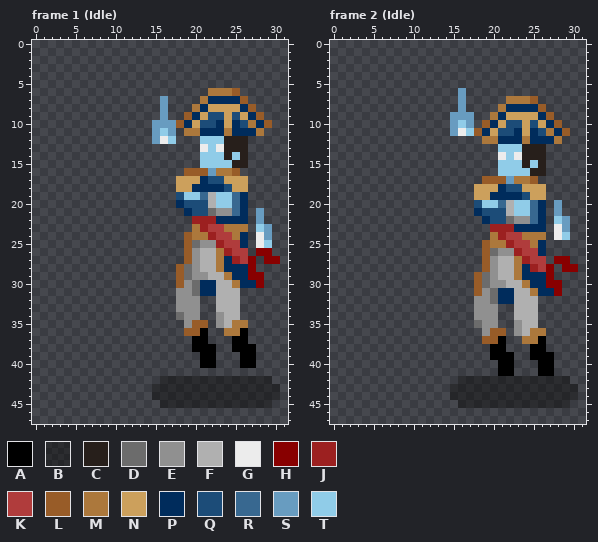
Edited in one commit: pixel-art file (Arte/Jose_Bonaparte_Full.aseprite). That is the earlier state.
32x48 pixels, 15 frames. Colours within 5 levels of each other are drawn and written as one. Shown: frame 1 (Idle), frame 2 (Idle). The commit also changed other frames, which this record leaves out.
Visible layers, top first: "Layer 3 Copy", "Layer 3", "Layer 2", "Layer 4" opacity 40%.
Palette (. is transparent): A #000000  B #05040365  C #271f1b  D #6c6c6c  E #909090  F #b0b0b0  G #ececec  H #880000  J #9c2020  K #b03c3c  L #985c28  M #ac783c  N #cca05c  P #002c5c  Q #1c4c78  R #386890  S #689cc0  T #90cce8
Pixels before, frame 1 (Idle), first column x 15:
 6 .......MMML.....
 7 .S....MPPPPL....
 8 .S...MPNNNNPL...
 9 .S..LPNQQNQNPL..
10 SSSLPNQQPNPQMPL.
11 STS.MMPPPMPPPM..
12 SGT...TTTCCC....
13 ......GTGCCC....
14 ......TTTCTC....
15 ......TTTTCC....
16 ....LLLSMML.....
17 ...NNNPQQNNN....
18 ...NNPPPPQNN....
19 ...QTTRFTTRP....
20 ...PQQQFTTRP....
21 ....PQQDEERP.S..
22 .....JJJPPPP.S..
23 .....MJKKMMM.TS.
24 ....LMMJKKMP.GS.
25 ....LDEEJKKP.GT.
26 ....LEFFMJKK.HH.
27 ....LEFFMPJKH.HH
28 ...LDEFFMPPPH...
29 ...LDEEFFMPPHH..
30 ...LEDPPFFMPPH..
31 ...EEDPPFFF.....
32 ...EEE..FFF.....
33 ...EEE..FFF.....
34 ...DEE..EFF.....
35 ....ELL.EFMM....
36 ....LLA..MMA....
37 .....AA...AA....
38 .....AAA..AAA...
39 ......AA...AA...
40 ......AA...AA...
41 ................
42 .BBBBBBBBBBBBBB.
43 BBBBBBBBBBBBBBBB
44 BBBBBBBBBBBBBBBB
45 .BBBBBBBBBBBBBB.
Pixels before, frame 2 (Idle), first column x 15:
 6 .S..............
 7 .S.....MMML.....
 8 .S....MPPPPL....
 9 SSS..MPNNNNPL...
10 STS.LPNQQNQNPL..
11 SGTLPNQQPNPQMPL.
12 ....MMPPPMPPPM..
13 ......TTTCCC....
14 ......GTGCCC....
15 ......TTTCTC....
16 ......TTTTCC....
17 ....LLLSMML.....
18 ...NNNPQQNNN....
19 ...NNPPPPQNN....
20 ...QTTRFTTRP.S..
21 ...PQQQFTTRP.S..
22 ....PQQDEERP.TS.
23 .....JJJPPPP.GS.
24 .....MJKKMMM.GT.
25 ....LMMJKKMP....
26 ....LDEEJKKP....
27 ....LEFFMJKK.HH.
28 ....LEFFMPJKH.HH
29 ...LDEFFMPPPH...
30 ...LDEEFFMPPHH..
31 ...LEDPPFFMPPH..
32 ...EEDPPFFF.....
33 ...EEE..FFF.....
34 ...EEE..FFF.....
35 ...DEE..EFF.....
36 ....ELL.EFMM....
37 ....LLA..MMA....
38 .....AA...AA....
39 .....AAA..AAA...
40 ......AA...AA...
41 ......AA...AA...
42 .BBBBBBBBBBBBBB.
43 BBBBBBBBBBBBBBBB
44 BBBBBBBBBBBBBBBB
45 .BBBBBBBBBBBBBB.
New version:
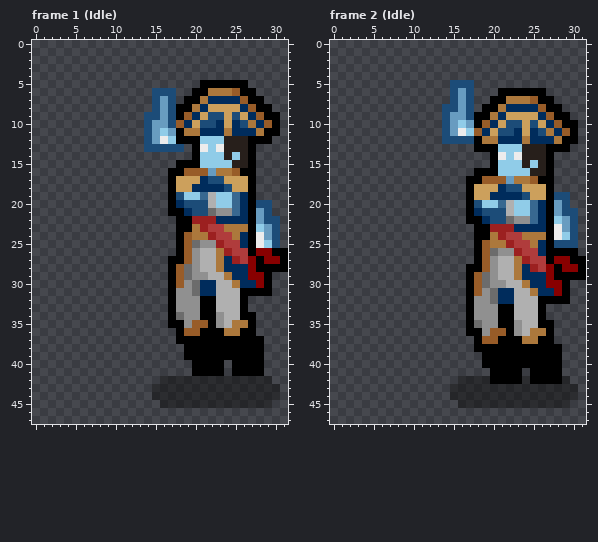
Difference:
Changed rows in their new state; - is an unchanged pixel.
Frame 1 (Idle), layer "Layer 3 Copy":
first column x 14:
 5 -------AAAAAA-----
 6 -QQQ--AA----AA----
 7 -Q-Q-AA------AA---
 8 -Q-QAA--------AA--
 9 QQ-QA----------AA-
10 Q--Q------------A-
11 Q---A----------AA-
12 Q---AAA------AAA--
13 QQQQQ-A------A----
14 ------A------A----
15 ----AAA------A----
16 ---AA-------AA----
17 ---A---------A----
18 ---A---------A----
19 ---A---------A----
20 ---A---------AQQ--
21 ---AA--------A-Q--
22 ----AA-------A-QQ-
23 ----AA-------A--Q-
24 ----A--------A--Q-
25 ----A--------A--Q-
26 ----A--------A--AA
27 ---AA---------A--A
28 ---A----------AAAA
29 ---A-----------A--
30 ---A-----------A--
31 ---A--------AAAA--
32 ---A---AA---A-----
33 ---A---AA---A-----
34 ---A---AA---AA----
35 ---AA---A----A----
36 ----A---AA---A----
37 ----AA--AAA--AA---
38 -----A---AA---A---
39 -----AA--AAA--A---
40 ------A--A-A--A---
41 ------AAAA-AAAA---
Frame 2 (Idle), layer "Layer 3 Copy":
first column x 14:
 5 -QQQ--------------
 6 -Q-Q---AAAAAA-----
 7 -Q-Q--AA----AA----
 8 QQ-Q-AA------AA---
 9 Q--QAA--------AA--
10 Q---A----------AA-
11 Q---------------A-
12 QQQQA----------AA-
13 ----AAA------AAA--
14 ------A------A----
15 ------A------A----
16 ----AAA------A----
17 ---AA-------AA----
18 ---A---------A----
19 ---A---------AQQ--
20 ---A---------A-Q--
21 ---A---------A-QQ-
22 ---AA--------A--Q-
23 ----AA-------A--Q-
24 ----AA-------A--Q-
25 ----A--------AQQQ-
26 ----A--------AAAA-
27 ----A--------A--AA
28 ---AA---------A--A
29 ---A----------AAAA
30 ---A-----------A--
31 ---A-----------A--
32 ---A--------AAAA--
33 ---A---AA---A-----
34 ---A---AA---A-----
35 ---A---AA---AA----
36 ---AA---A----A----
37 ----A---AA---A----
38 ----AA--AAA--AA---
39 -----A---AA---A---
40 -----AA--AAA--A---
41 ------A--A-A--A---
42 ------AAAA-AAAA---
Boxes around the changes in both pictures, in picture pixels (x1, y1, x2, y2):
changed: (144, 80, 288, 376)
changed: (442, 80, 586, 384)
